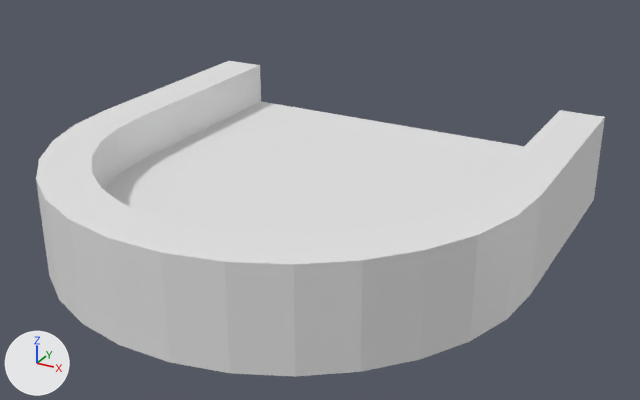
Two versions of the OBJ model Assets/TrackEditor/Start.obj, one commit apart.
Camera for both pictures: a camera (50 mm lens) standing at (1.7, -2.89, 1.64) and looking at (0.11, 0.01, 0.19). Arrows for +X, +Y and +Z are at lower left; the lights stay in place. Where no turn or scale is listed for an object, it has been applied to the vertices.

The first picture shows 'Start_-_col'.
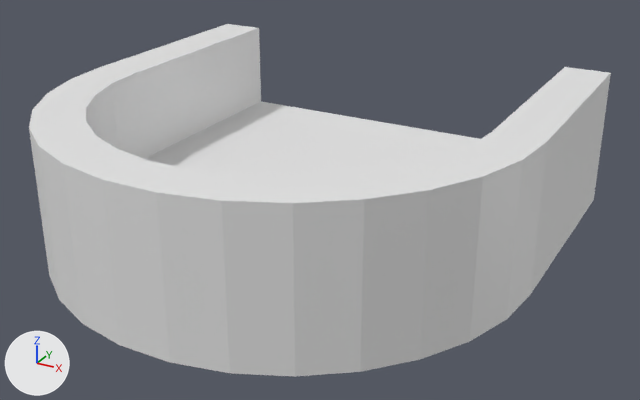
Location of each change, (x1, y1, x2, y2) in pixels of the pictures (640 x 400 px):
'Start_-_col', reshaped (12% taller): before (36, 61, 605, 377); after (29, 24, 611, 377)

What changed in the scene script:
```text
Change me_start___col:
    used by ob_start___col; location = (0.0, 0.0, 0.0)
    remove me_start___col.from_pydata(...)  # 76 vertices, 114 faces; spans x -1.0..1.0, y -0.99..1.0, z 0.0..0.4
    add me_start___col.from_pydata(...)  # 76 vertices, 148 faces; spans x -1.0..1.0, y -0.99..1.0, z 0.0..0.6
    me_start___col part 1
    3 vertices are removed from x -0.81..0.5, y -0.87..-0.17, z 0.4
    76 faces are deleted
    20 vertices in x -1.0..1.0, y -0.99..1.0, z 0.4 move by (0.0, 0.0, 0.2)
    13 vertices move from x -0.73..0.67, y -0.8..-0.33, z 0.4 to x -0.81..0.54, y -0.87..-0.17, z 0.6
    3 vertices are added at (0.65, -0.47, 0.6), (0.67, -0.74, 0.6), (-0.67, -0.74, 0.6)
    110 new faces join them
```
